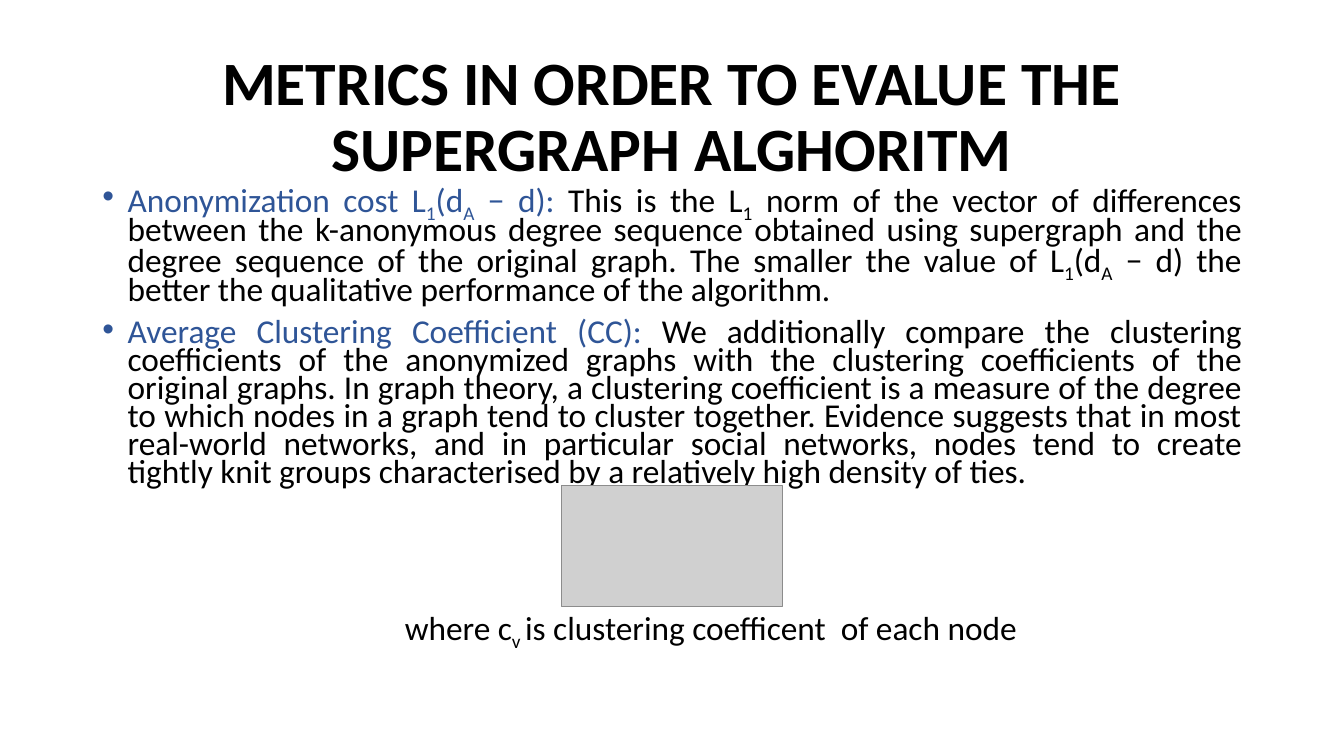
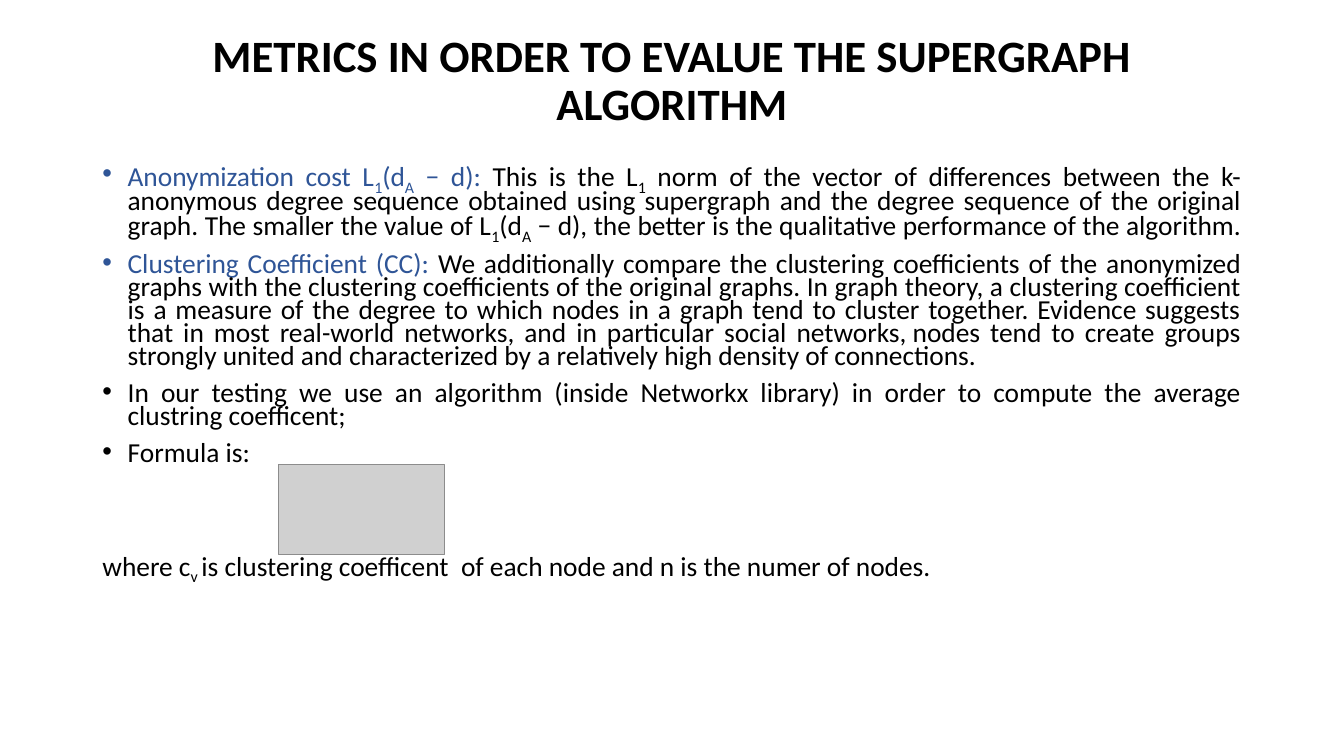
Before and after one commit to enz93/k-degree, a slide deck: slide 15 of Presentazione.pptx (slide 16 before the commit). Drawn at 1344x756 pixels with LibreOffice and Linux fonts; fonts in the diff are those of the drawing; grey boxes stand for pictures. Boxes give left, top, right and bottom in pixels: in the first picture for what was removed or moved away, otherwise in the second. Text is boxed around its words. In the diff, an @@ line names an element or a change of style, - is before the commit and + after.

Commit message:
update presentazione file

```diff
--- a/Presentazione.pptx
+++ b/Presentazione.pptx
@@ title at (x1=212, y1=42, x2=1130, y2=121): text changed; size 44 to 32 pt @@
-METRICS IN ORDER TO EVALUE THE SUPERGRAPH ALGHORITM
+METRICS IN ORDER TO EVALUE THE SUPERGRAPH ALGORITHM
@@ text at (x1=102, y1=166, x2=1241, y2=581): text changed; size 23.8 to 19.6 pt @@
-• Anonymization cost L1(dA − d): This is the L1 norm of the vector of differences between the k-anonymous degree sequence obtained using supergraph and the degree sequence of the original graph. The smaller the value of L1(dA − d) the better the qualitative performance of the algorithm.
-• Average Clustering Coefficient (CC): We additionally compare the clustering coefficients of the anonymized graphs with the clustering coefficients of the original graphs. In graph theory, a clustering coefficient is a measure of the degree to which nodes in a graph tend to cluster together. Evidence suggests that in most real-world networks, and in particular social networks, nodes tend to create tightly knit groups characterised by a relatively high density of ties.
-where cv is clustering coefficent of each node
+• Anonymization cost L1(dA − d): This is the L1 norm of the vector of differences between the k-anonymous degree sequence obtained using supergraph and the degree sequence of the original graph. The smaller the value of L1(dA − d), the better is the qualitative performance of the algorithm.
+• Clustering Coefficient (CC): We additionally compare the clustering coefficients of the anonymized graphs with the clustering coefficients of the original graphs. In graph theory, a clustering coefficient is a measure of the degree to which nodes in a graph tend to cluster together. Evidence suggests that in most real-world networks, and in particular social networks, nodes tend to create groups strongly united and characterized by a relatively high density of connections.
+• In our testing we use an algorithm (inside Networkx library) in order to compute the average clustring coefficent;
+• Formula is:
+where cv is clustering coefficent of each node and n is the numer of nodes.
@@ picture resized from (x1=562, y1=486, x2=782, y2=607) to (x1=279, y1=464, x2=445, y2=555) @@
```
Also in this commit, not shown: 9 other slides changed, 1 slide added, 2 slides removed.
